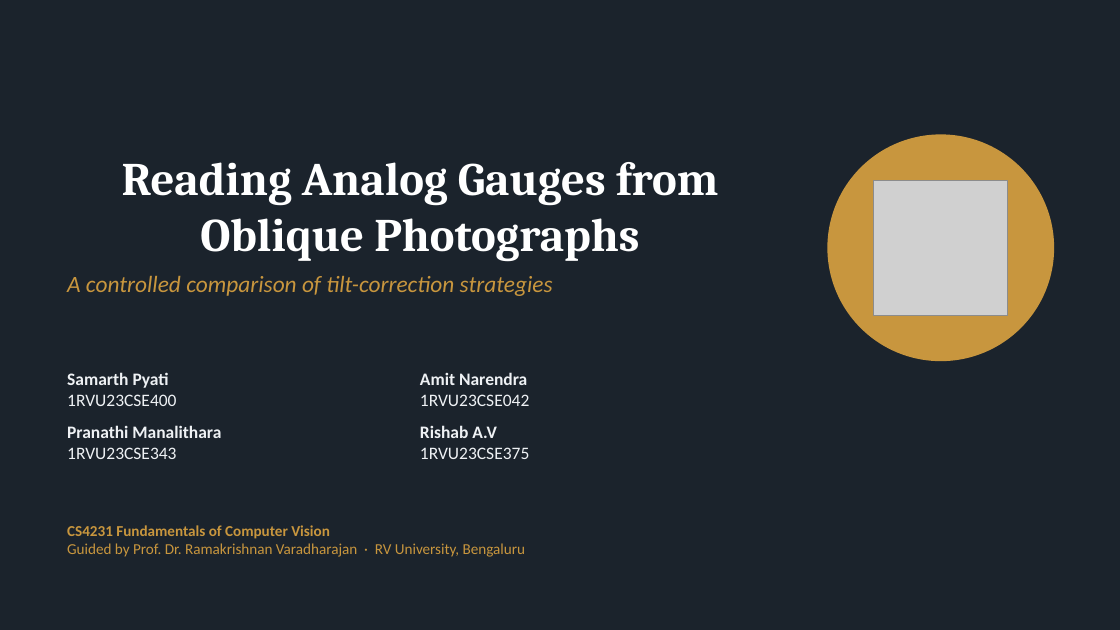
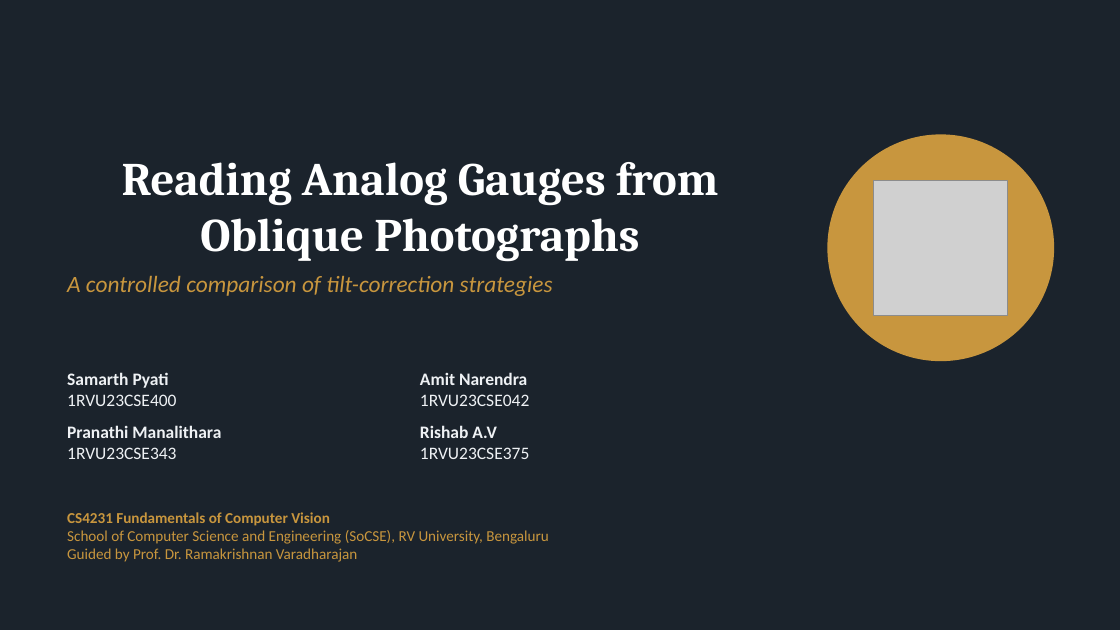
Before and after one commit to SamarthPyati/CV-Dial, a slide deck: slide 1 of presentation/cv-dial-presentation.pptx. Drawn at 1120x630 pixels with LibreOffice and Linux fonts; fonts in the diff are those of the drawing; grey boxes stand for pictures. Boxes give left, top, right and bottom in pixels: in the first picture for what was removed or moved away, otherwise in the second. Text is boxed around its words. In the diff, an @@ line names an element or a change of style, - is before the commit and + after.

Commit message:
Add school and author emails to the paper and deck
- Paper: SoCSE affiliation and emails, authors laid out two per row
- Deck: school added to the title slide

```diff
--- a/presentation/cv-dial-presentation.pptx
+++ b/presentation/cv-dial-presentation.pptx
@@ text "CS4231 Fundamentals of Computer Vision": place and size @@
-text "CS4231 Fundamentals of Computer Vision" at [67, 525, 525, 557]
+text "CS4231 Fundamentals of Computer Vision" at [67, 512, 548, 562]
@@ text at [67, 530, 548, 562]: text changed @@
-Guided by Prof. Dr. Ramakrishnan Varadharajan · RV University, Bengaluru
+School of Computer Science and Engineering (SoCSE), RV University, Bengaluru
+Guided by Prof. Dr. Ramakrishnan Varadharajan
```
Also in this commit, not shown: 1 other file.
